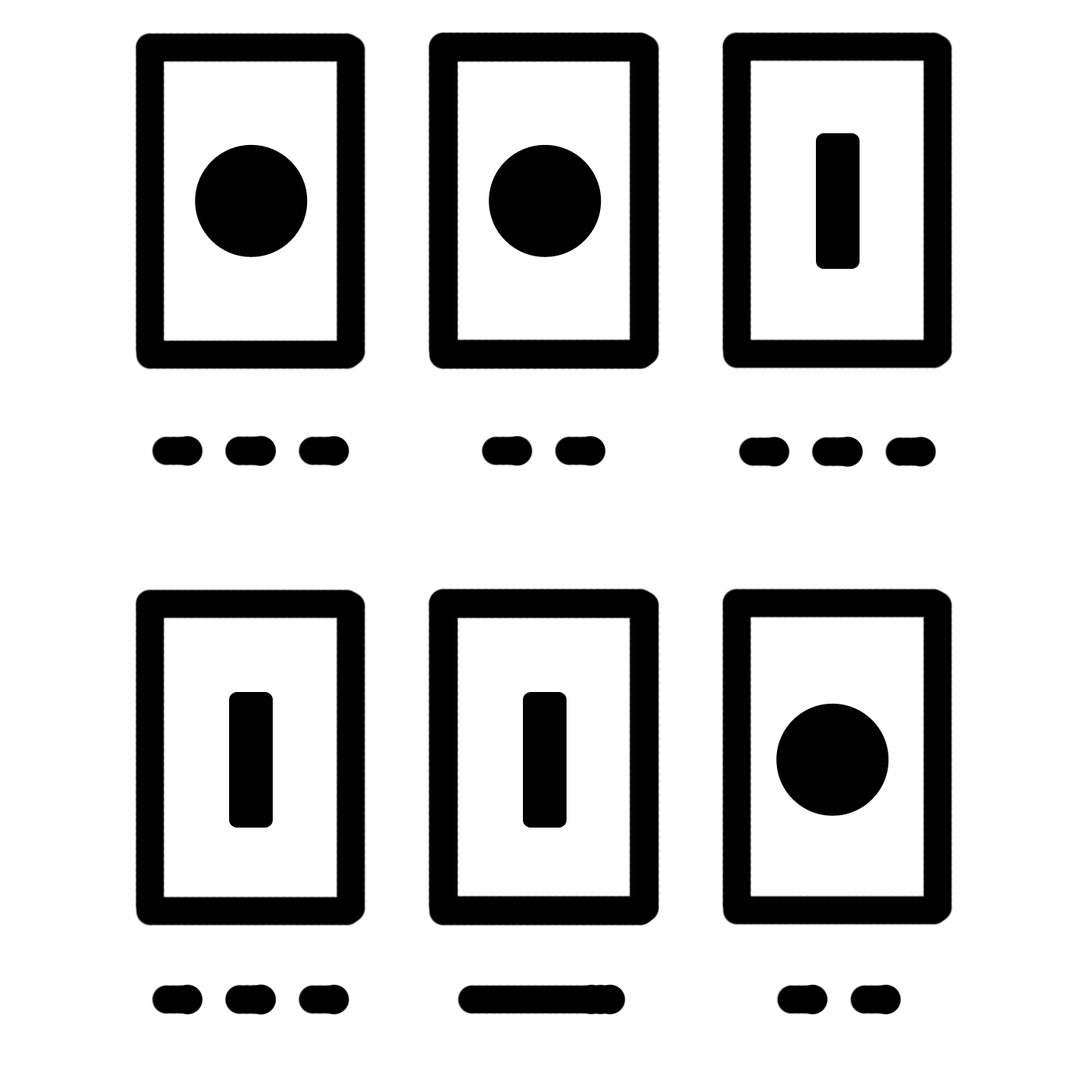
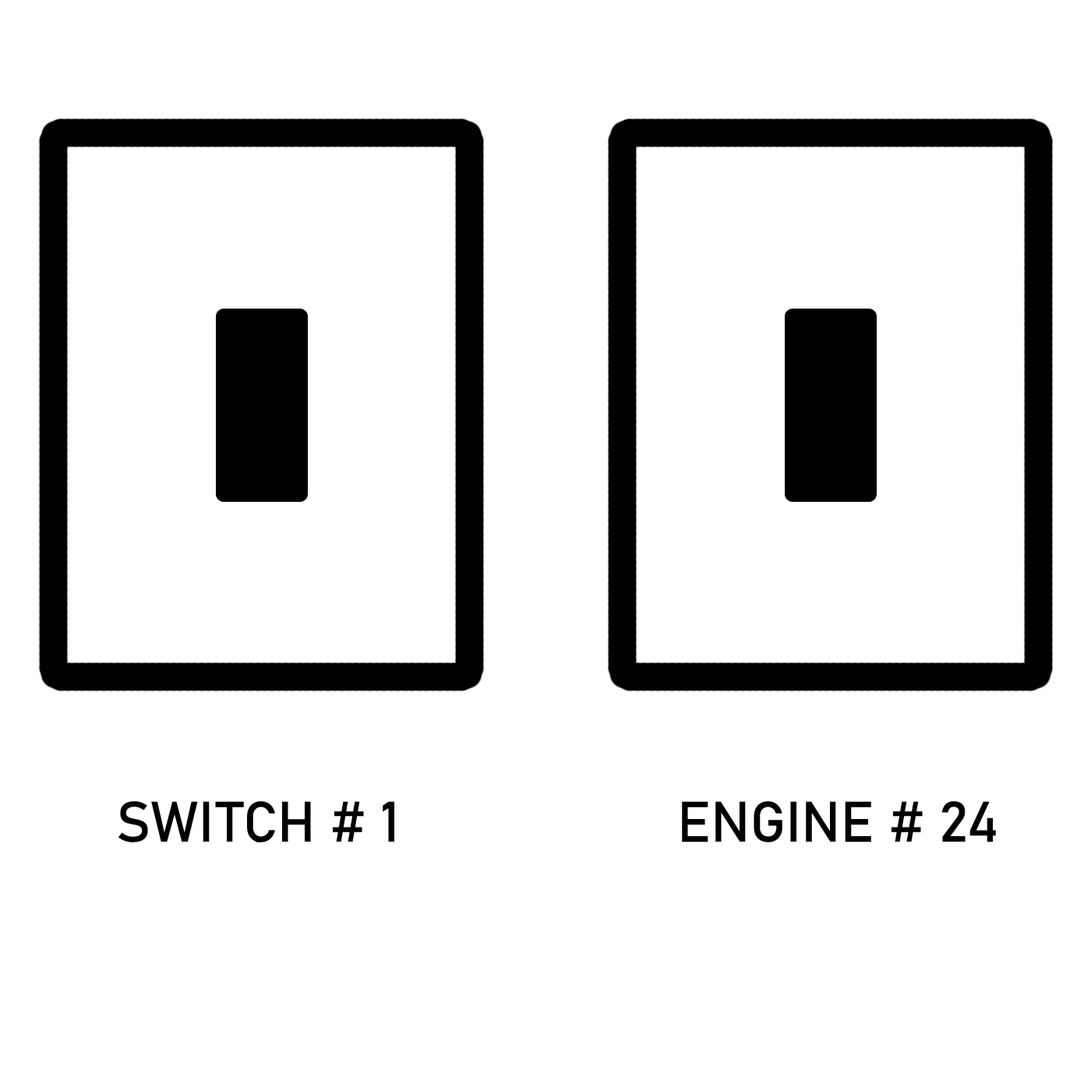
Layered file, before and after one edit (1091×1091). Changes by layer:
removed layer "Layer 16" over (776, 703, 890, 817)
removed layer "Layer 15" over (488, 144, 602, 258)
added layer "Labels" above "Layer 3" over (118, 801, 997, 843)
renamed "Layer 17" to "Layer 3", moved it above "Layer 2", painted on it over (607, 117, 1055, 693)
removed layer "Layer 13" over (151, 435, 938, 1016)
removed layer "Layer 10" over (134, 31, 954, 371)
removed layer "Layer 4" over (134, 587, 954, 927)
renamed "Layer 14" to "Layer 2", painted on it over (38, 117, 485, 693)
removed layer "Layer 19" over (229, 692, 273, 828)
removed layer "Layer 18" over (523, 692, 567, 828)
